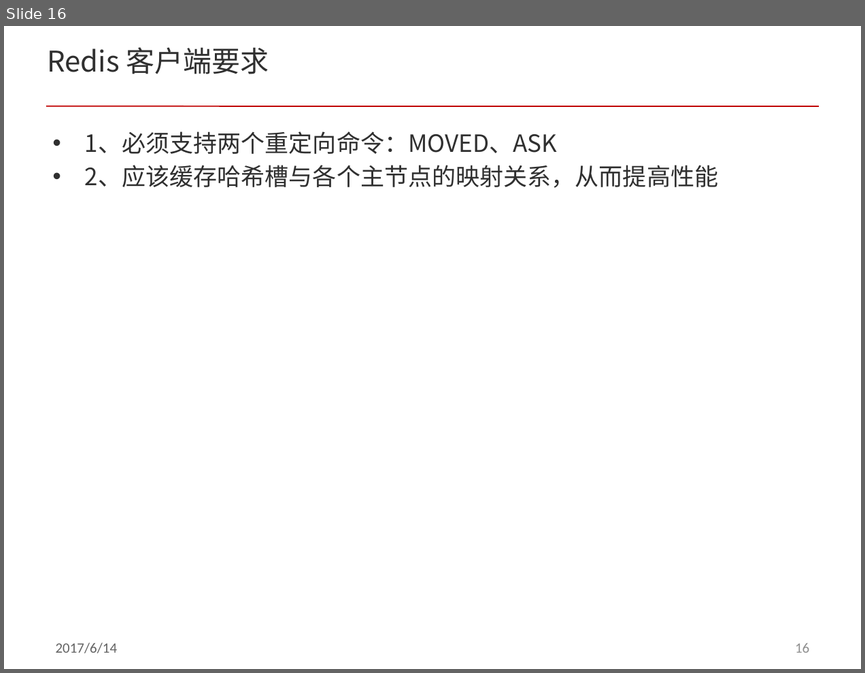
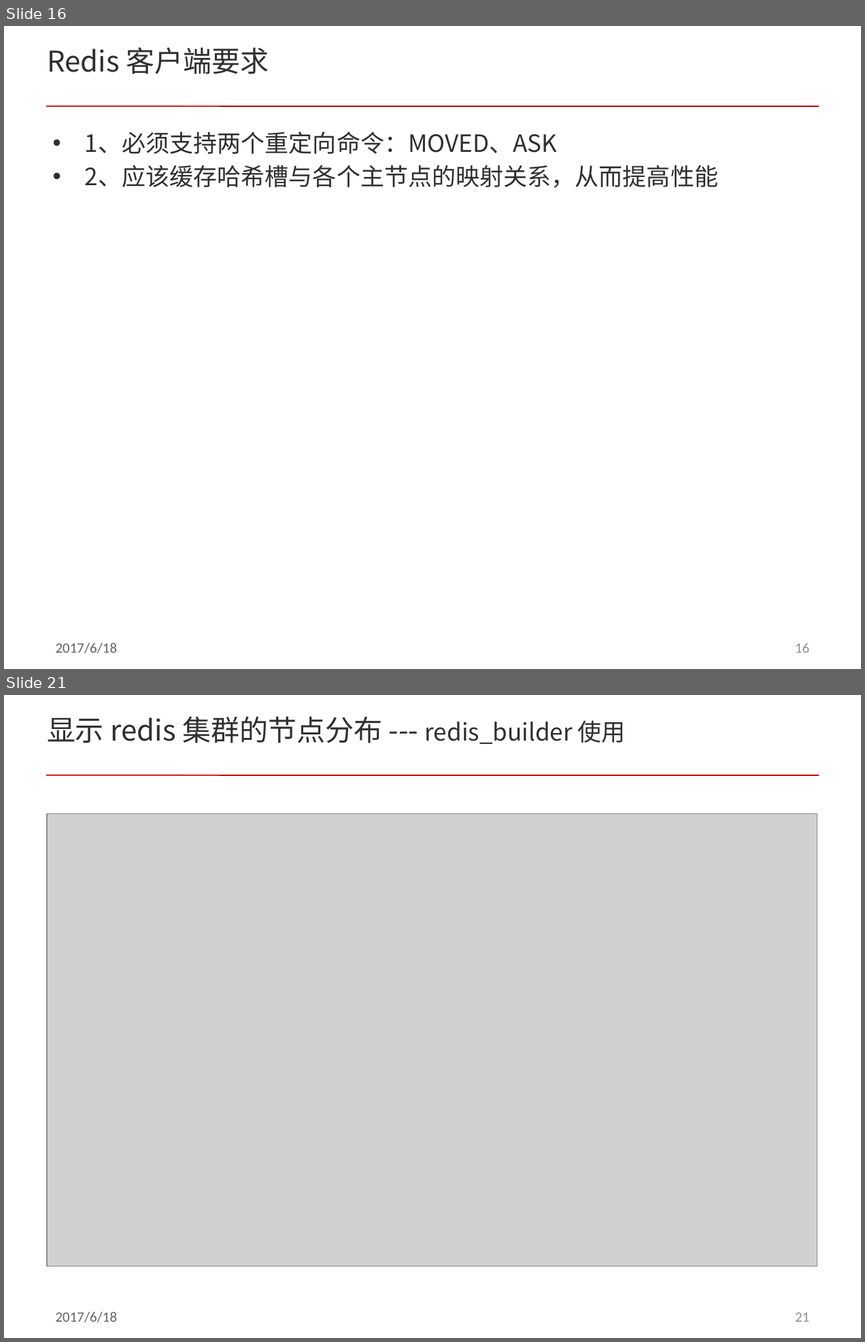
Before and after one commit to acl-dev/acl, a slide deck: doc/redis_cluster.pptx. Shown one above the other, each under a label of ours: slide 16 before the commit, slides 16 and 21 after it; the slides between them are not shown. The pictures are 865x673 and 865x1342 pixels, drawn with LibreOffice and Linux fonts; fonts in the diff are those of the drawing; grey boxes stand for pictures; background and template pictures are left out. Boxes give left, top, right and bottom in pixels: in the first picture for what was removed or moved away, otherwise in the second. Text is boxed around its words. In the diff, an @@ line names an element or a change of style, - is before the commit and + after.

Commit message:
modify redis_cluster doc

```diff
--- a/doc/redis_cluster.pptx
+++ b/doc/redis_cluster.pptx
@@ slide 21 added at box(4, 695, 861, 1338), background #FFFFFF; not listed: 3 template elements that a slide beside it also shows @@
@@ title added at box(47, 716, 626, 744), 24 pt, text #303030 @@
+显示 redis 集群的节点分布 --- redis_builder 使用
@@ picture added at box(47, 814, 817, 1266) @@
@@ slide 16 changed as well @@
@@ text at box(56, 642, 118, 653): text changed @@
-2017/6/14
+2017/6/18
```
Also in this commit, not shown: 16 other slides changed, 6 other slides added, 1 slide removed.
